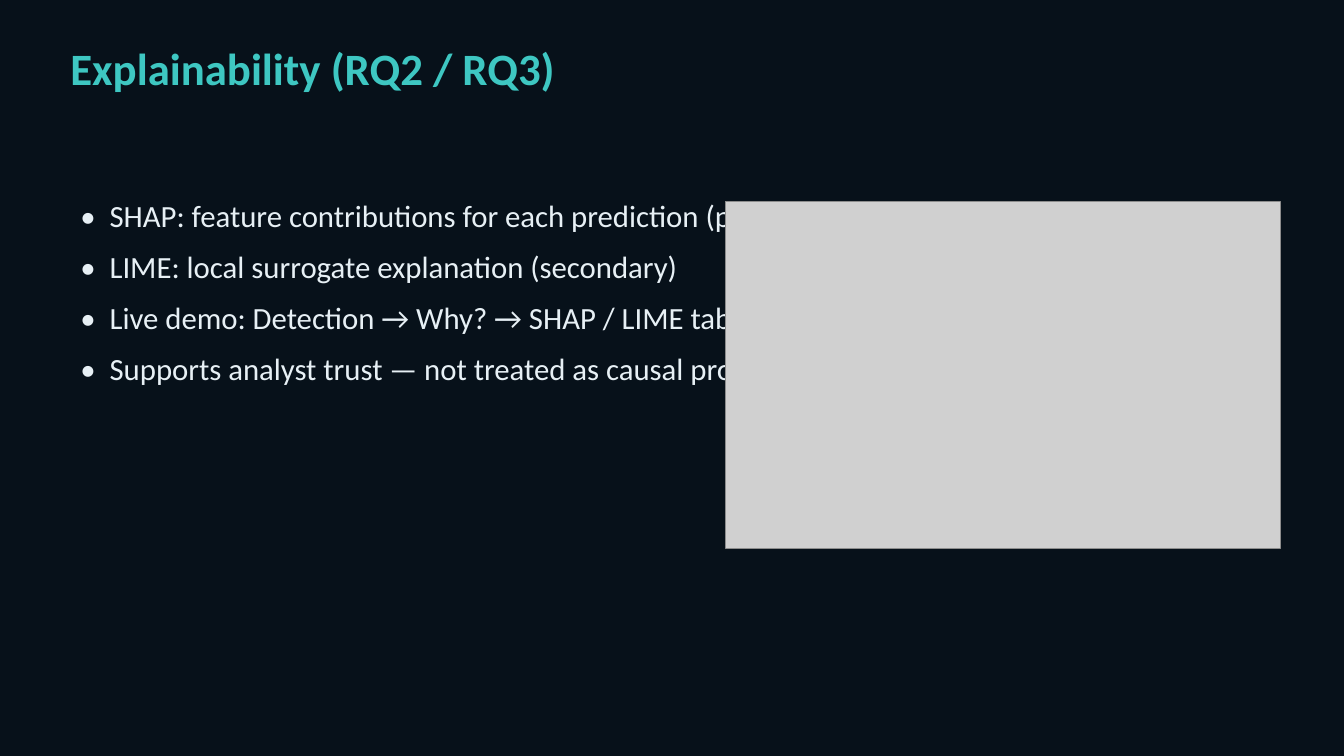
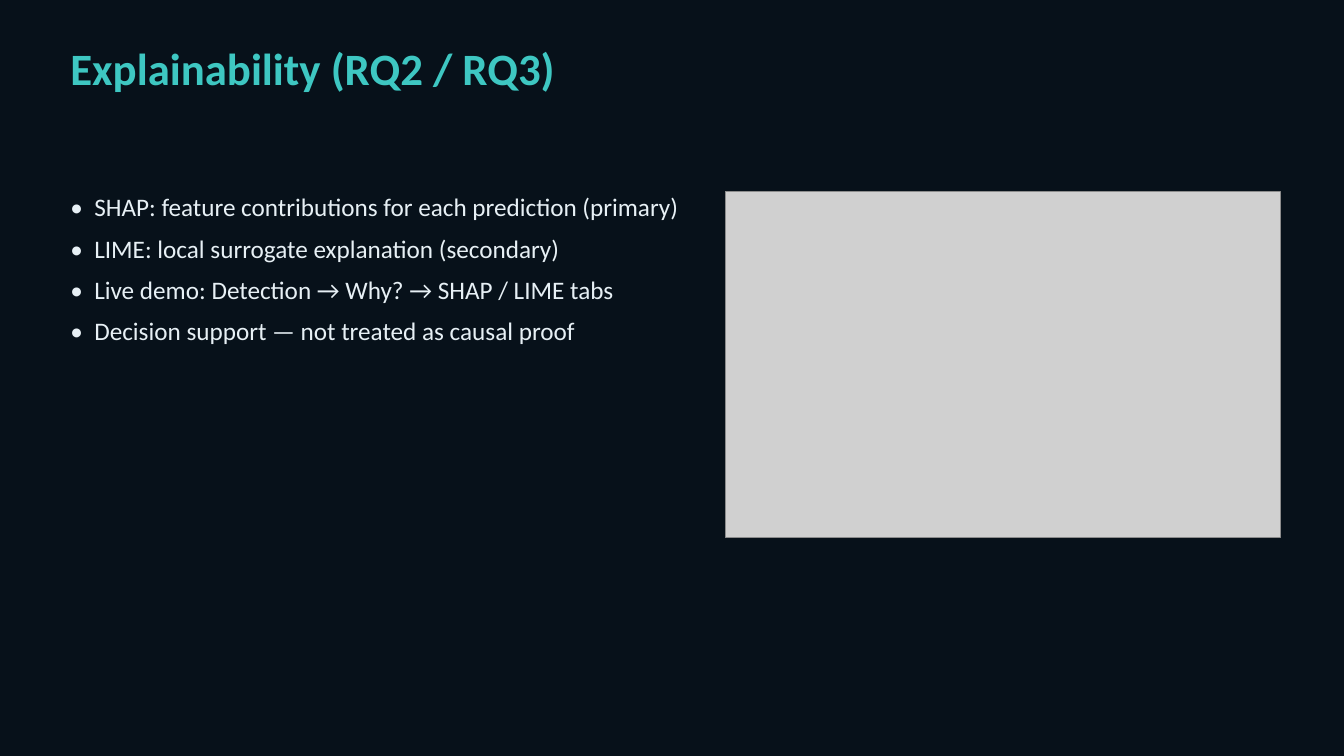
Before and after one commit to Dolendra/Intelligent-Machine-Learning-Based-Intrusion-Detection-and-Attack-Defense-Simulation-System, a slide deck: slide 11 of docs/Aegis_IDS_Viva_Presentation.pptx (slide 8 before the commit). Drawn at 1344x756 pixels with LibreOffice and Linux fonts; fonts in the diff are those of the drawing; grey boxes stand for pictures. Boxes give left, top, right and bottom in pixels: in the first picture for what was removed or moved away, otherwise in the second. Text is boxed around its words. In the diff, an @@ line names an element or a change of style, - is before the commit and + after.

```diff
--- a/docs/Aegis_IDS_Viva_Presentation.pptx
+++ b/docs/Aegis_IDS_Viva_Presentation.pptx
@@ text "• SHAP: feature contributions for ...": place and size @@
-text "• SHAP: feature contributions for ..." at bbox=[110, 201, 823, 388]
+text "• SHAP: feature contributions for ..." at bbox=[94, 197, 677, 344]
@@ text at bbox=[94, 197, 677, 303]: size 22 to 18 pt in "• SHAP: feature contributions for each prediction ...", "• LIME: local surrogate explanation (secondary)", "• Live demo: Detection → Why? → ..."; less space between paragraphs @@
@@ picture: place and size @@
-picture at bbox=[726, 202, 1280, 548]
+picture at bbox=[726, 192, 1280, 538]
@@ text at bbox=[94, 322, 575, 344]: text changed; size 22 to 18 pt @@
-• Supports analyst trust — not treated as causal proof
+• Decision support — not treated as causal proof
```
Also in this commit, not shown: 9 other slides changed, 5 slides added, 2 slides removed, 2 other files.
